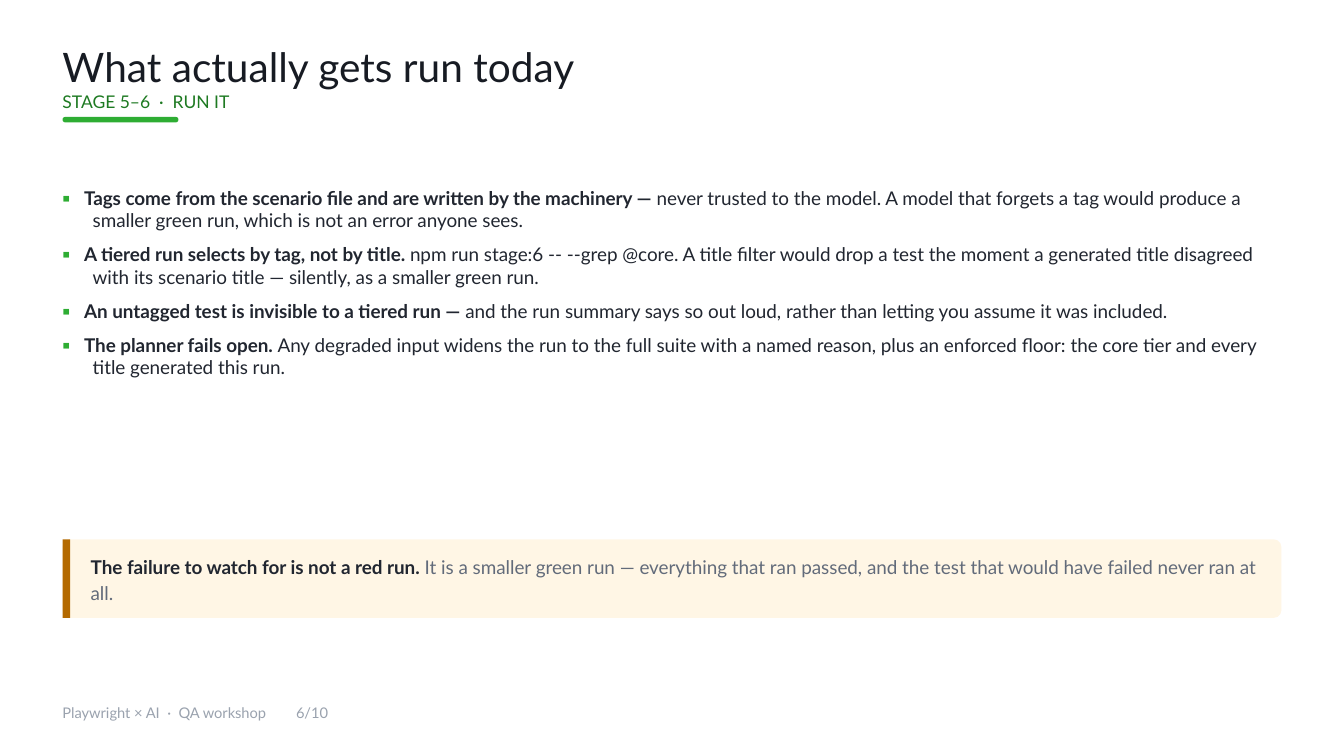
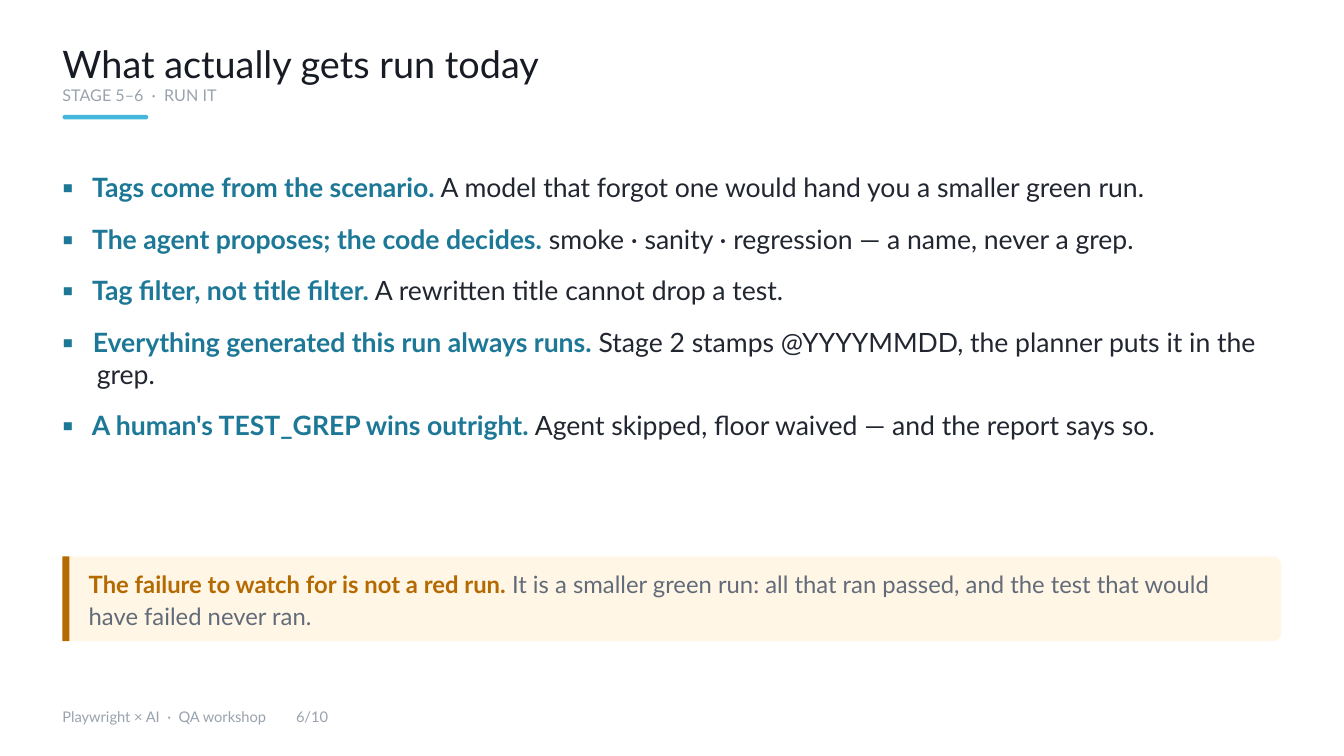
Before and after one commit to yogap02/pwxai, a slide deck: slide 6 of deck/Playwright-AI-QA-Workshop.pptx. Drawn at 1344x756 pixels with LibreOffice and Linux fonts; fonts in the diff are those of the drawing. Boxes give left, top, right and bottom in pixels: in the first picture for what was removed or moved away, otherwise in the second. Text is boxed around its words. In the diff, an @@ line names an element or a change of style, - is before the commit and + after.

```diff
--- a/deck/Playwright-AI-QA-Workshop.pptx
+++ b/deck/Playwright-AI-QA-Workshop.pptx
@@ text "What actually gets run today" at [62,50,539,101]: size 29 to 27 pt in "What actually gets run today"; size 12.5 to 11.5 pt, text colour #1E7A22 to #9AA2AE in "STAGE 5–6 · RUN IT" @@
@@ rounded rectangle: place and size @@
-rounded rectangle at [63,117,178,123]
+rounded rectangle at [63,115,148,119]
@@ rounded rectangle at [63,115,148,119]: fill #2EAD33 to #43B7DC @@
@@ text at [92,177,1255,440]: text changed; size 13.5 to 19 pt @@
-▪ Tags come from the scenario file and are written by the machinery — never trusted to the model. A model that forgets a tag would produce a smaller green run, which is not an error anyone sees.
-▪ A tiered run selects by tag, not by title. npm run stage:6 -- --grep @core. A title filter would drop a test the moment a generated title disagreed with its scenario title — silently, as a smaller green run.
-▪ An untagged test is invisible to a tiered run — and the run summary says so out loud, rather than letting you assume it was included.
-▪ The planner fails open. Any degraded input widens the run to the full suite with a named reason, plus an enforced floor: the core tier and every title generated this run.
+▪ Tags come from the scenario. A model that forgot one would hand you a smaller green run.
+▪ The agent proposes; the code decides. smoke · sanity · regression — a name, never a grep.
+▪ Tag filter, not title filter. A rewritten title cannot drop a test.
+▪ Everything generated this run always runs. Stage 2 stamps @YYYYMMDD, the planner puts it in the grep.
+▪ A human's TEST_GREP wins outright. Agent skipped, floor waived — and the report says so.
@@ rounded rectangle: place and size @@
-rounded rectangle at [63,539,1281,618]
+rounded rectangle at [63,557,1281,641]
@@ rectangle: place and size @@
-rectangle at [63,539,70,618]
+rectangle at [63,557,70,641]
@@ text at [89,575,1209,625]: text changed; size 13.5 to 17 pt @@
-The failure to watch for is not a red run. It is a smaller green run — everything that ran passed, and the test that would have failed never ran at all.
+The failure to watch for is not a red run. It is a smaller green run: all that ran passed, and the test that would have failed never ran.
@@ text "Playwright × AI · QA ...": place and size @@
-text "Playwright × AI · QA ..." at [62,707,328,721]
+text "Playwright × AI · QA ..." at [62,711,328,725]
```
Also in this commit, not shown: 9 other slides changed, 21 other files.
